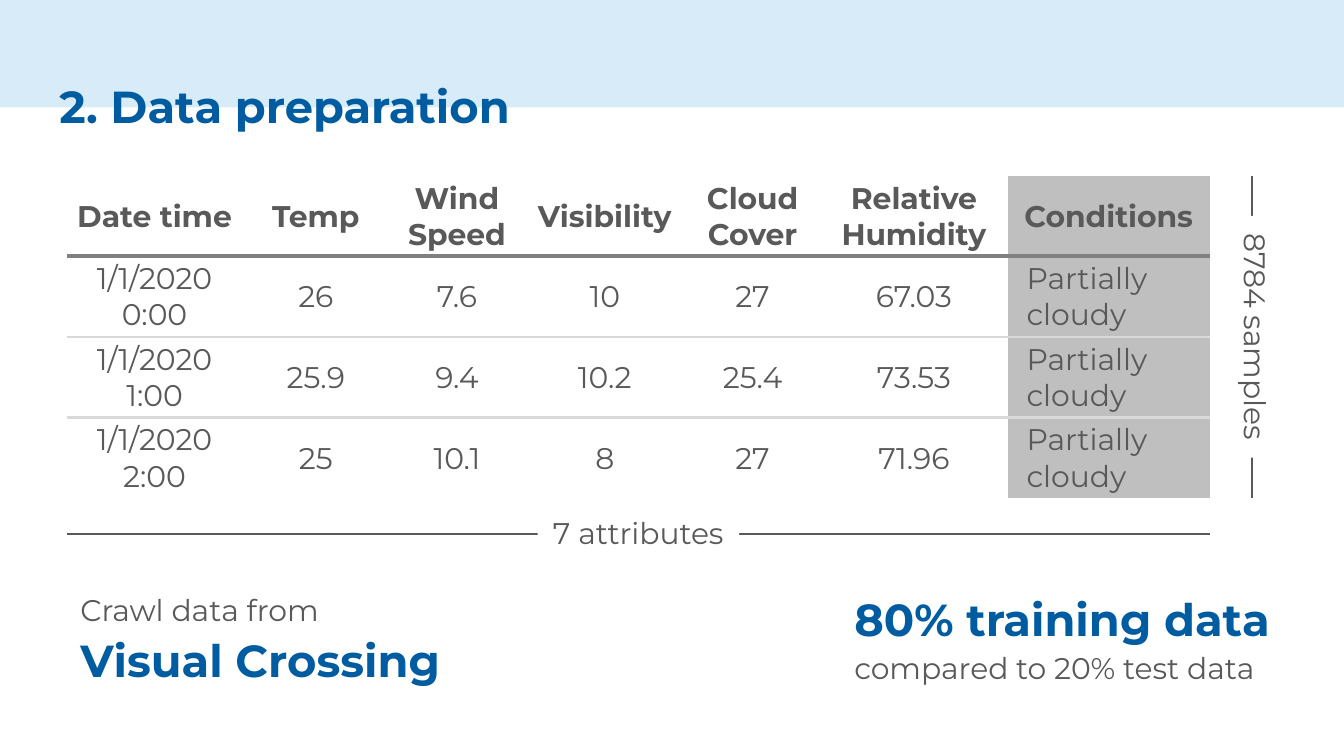
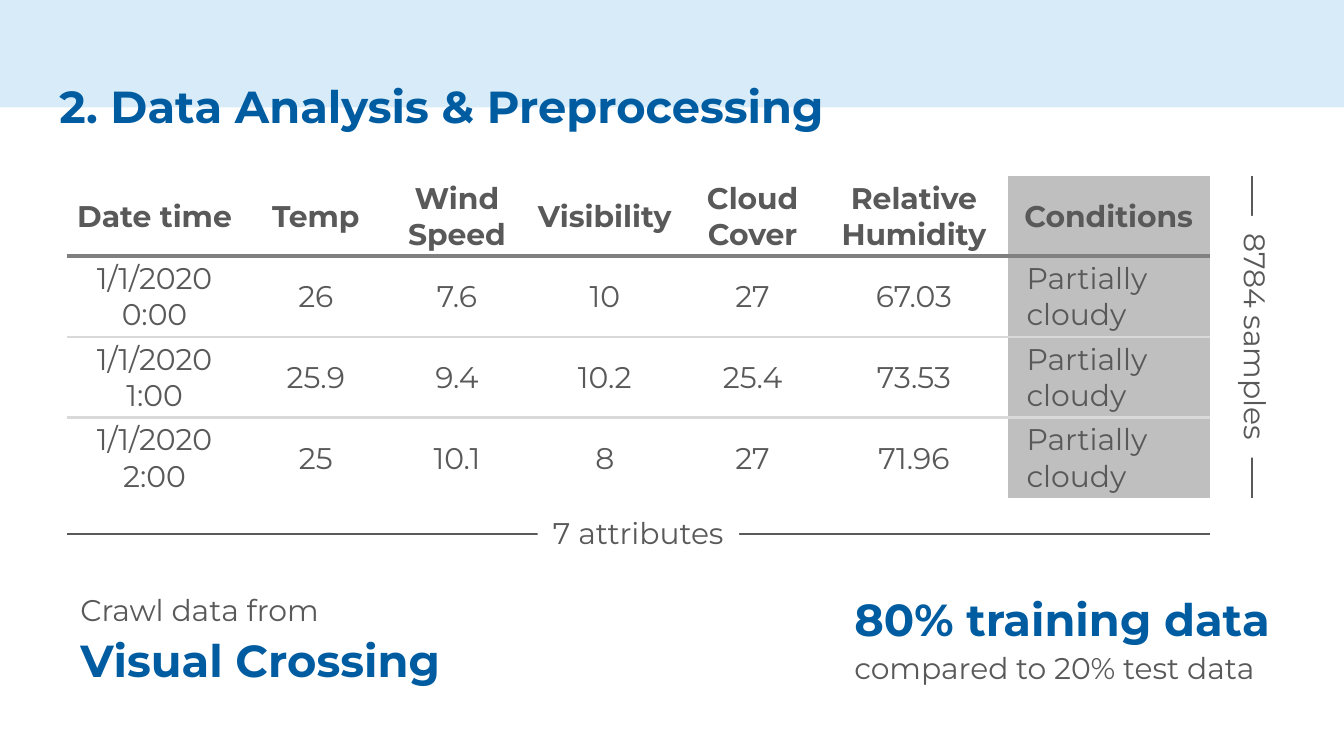
Before and after one commit to haiphan2000/CS114-Machine-Learning, a slide deck: slide 6 of ML slides.pptx. Drawn at 1344x756 pixels with LibreOffice and Linux fonts; fonts in the diff are those of the drawing. Boxes give left, top, right and bottom in pixels: in the first picture for what was removed or moved away, otherwise in the second. Text is boxed around its words. In the diff, an @@ line names an element or a change of style, - is before the commit and + after.

```diff
--- a/ML slides.pptx
+++ b/ML slides.pptx
@@ title at <box>59,87,824,132</box>: text changed @@
-2. Data preparation
+2. Data Analysis & Preprocessing
```
Also in this commit, not shown: 7 other slides changed, 4 slides added, 1 slide removed, 2 other files.
